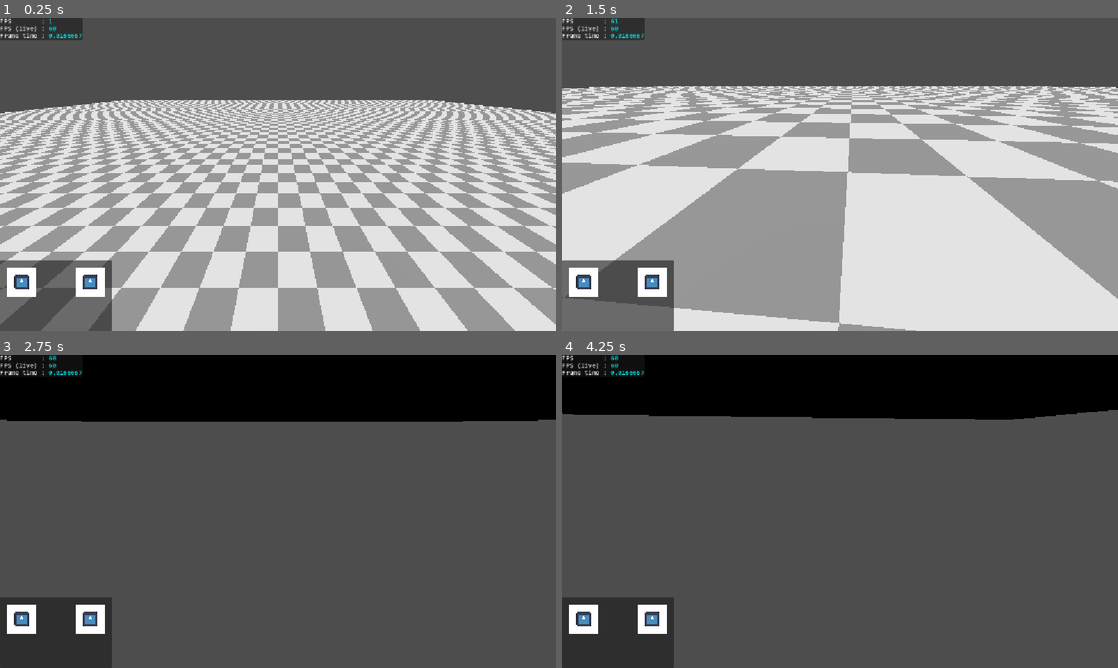
Above: before the commit, frames 1-4 (two rows, left to right).
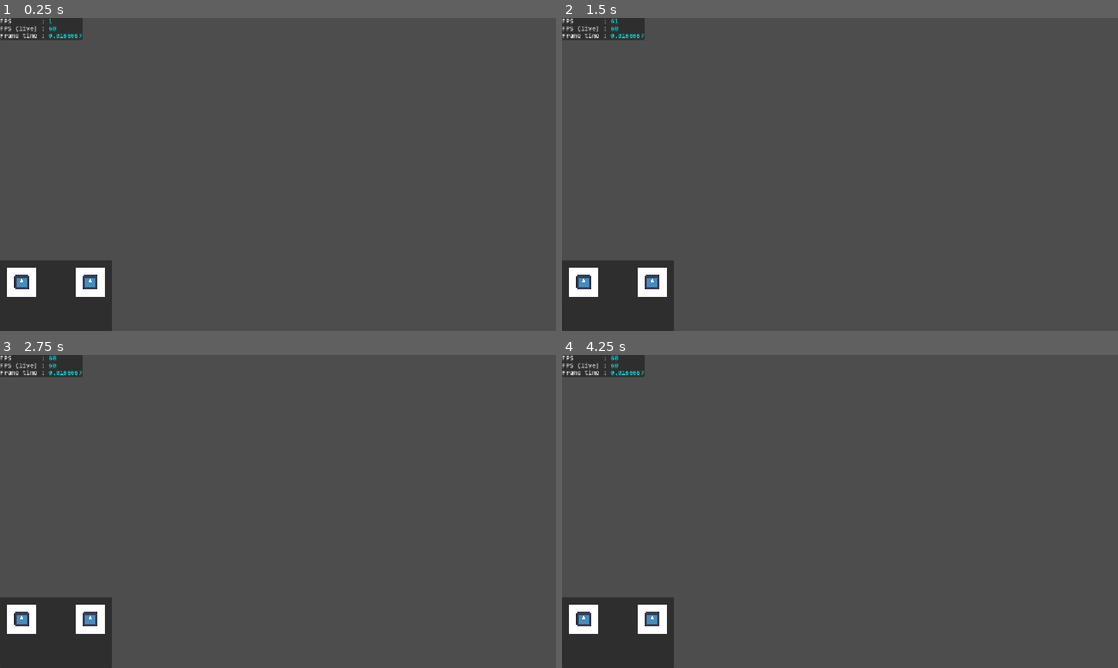
Above: after the commit, the same moments.

Repository: Slenderpi/ArcadeGame
Game: Godot game, scene res://core/main_scene/main_scene.tscn
Same seed, same stepped clock (60 frames per second), same inputs: the game is played once before the commit and once after it. The engine's default icon, where the game draws it, is replaced by a stand-in: a white triangle on a blue panel in a dark square.
Inputs (mouse positions are in pixels of both pictures, inside the frame that each line leads up to):
- Up to frame 1 (0.25 s): no input
- Up to frame 2 (1.5 s): tap Enter at 0.5 s; move the mouse to (867, 174) at 0.52 s; hold Q 0.53-1.28 s; hold W (stick_left_north) from 0.53 s (still down); click (867, 174) at 0.67 s; move the mouse to (812, 174) at 1.27 s; tap E at 1.35 s
- Up to frame 3 (2.75 s): keep holding W (stick_left_north); move the mouse to (289, 505) at 2.02 s; hold Ctrl from 2.03 s (still down)
- Up to frame 4 (4.25 s): keep holding W (stick_left_north); tap Space (trigger_left) at 2.75 s; move the mouse to (834, 517) at 2.77 s; release Ctrl at 2.78 s; tap U at 2.85 s; click (834, 517) at 2.92 s; move the mouse to (878, 514) at 3.52 s; tap I at 3.6 s

The runs differ from the first frame. In frame 1, 72% of the frame differs, in the area x 0-100%, y 26-100%; in frame 2, 77%, in the area x 0-100%, y 21-100%; in frame 3, 21%; in frame 4, 20%.

Commit message:
Further work on MainScene states and MultiplayerGameMode

Diff:
--- a/core/game_modes/multiplayer_game_mode.gd
+++ b/core/game_modes/multiplayer_game_mode.gd
@@ -1,6 +1,12 @@
 extends GameMode
 class_name MultiplayerGameMode
-## For multiplayer 1v1.
+## For multiplayer 1v1.[br]
+## [br]
+## When [method MultiplayerGameMode.start] is called, multiplayer peer must
+## already be set up.
+
+
+var _temp_mech_to_load := preload("res://entities/mech_characters/mech_guy/mech_guy.tscn")
 
 
 func start() -> void:
@@ -8,3 +14,8 @@
 	# TODO: choose level (randomly?)
 	_main_scene.spawn_level(StageRefs.get_stage(StageRefs.EStage.DEV))
 	# TODO: allow players to choose character, then spawn characters
+
+	_main_scene.spawn_mech(
+		_temp_mech_to_load, 1,
+		_temp_mech_to_load, 1 if true else _main_scene.multiplayer.get_peers()[0], 0
+	)
--- a/core/main_scene/main_scene.gd
+++ b/core/main_scene/main_scene.gd
@@ -18,7 +18,6 @@
 
 @export
 var level_to_load : PackedScene
-var _level_data : LevelData
 
 @export
 var mech_to_load_0 : PackedScene
@@ -77,18 +76,23 @@
 ## The current [GameMode] in use.
 var game_mode : GameMode = null
 
-var spawned_mechs : Array[MechCharacter] = []
+## The currently spawned [StageData]
+var active_stage : LevelData
+## The currently spawned [MechCharacter] for Player 0
+var active_mech_0 : MechCharacter
+## The currently spawned [MechCharacter] for Player 1
+var active_mech_1 : MechCharacter
 
 
 func _ready() -> void:
-	entities_mspawner.spawned.connect(_on_mech_character_spawned)
-	entities_mspawner.spawn_function = func(data: Variant) -> Node:
-		var mech := mech_to_load_0.instantiate() as MechCharacter
-		mech.name = str(data["peer_id"])
-		mech.global_transform = data["transform"]
-		mech.controller_type = data["controller"]
-		return mech
-
+	#entities_mspawner.spawned.connect(_on_mech_character_spawned)
+	#entities_mspawner.spawn_function = func(data: Variant) -> Node:
+		#var mech := mech_to_load_0.instantiate() as MechCharacter
+		#mech.name = str(data["peer_id"])
+		#mech.global_transform = data["transform"]
+		#mech.controller_type = data["controller"]
+		#return mech
+	#
 	NetworkManager.found_peer.connect(func():
 		Debug.print_info("Found peer")
 	)
@@ -97,14 +101,14 @@
 		if not multiplayer.is_server():
 			return
 		if peerId != 1:
-			print("SPAWNING LEVEL AND CHARACTERS.")
-			_spawn_level_and_characters()
+			print("Setting main scene state to GAMEPLAY.")
+			state = EMainSceneState.GAMEPLAY
 	)
 	NetworkManager.player_disconnected.connect(func(peerId: int):
 		Debug.print_info("Player left: %d" % peerId)
 		if not multiplayer.is_server():
 			return
-
+		Debug.print_info("Clearing folders.")
 		for c in _folder_level.get_children():
 			c.queue_free()
 		for c in _folder_entities.get_children():
@@ -142,8 +146,9 @@
 	#		If succeeds, MultiplayerGameMode
 	print("Defaulting to MultiplayerGameMode.")
 	game_mode = MultiplayerGameMode.new(self)
-	print("Login not yet implemented. Going straight to GAMEPLAY.")
-	state = EMainSceneState.GAMEPLAY
+	print("Begin the server to enter GAMEPLAY.")
+	#print("Login not yet implemented. Going straight to GAMEPLAY.")
+	#state = EMainSceneState.GAMEPLAY
 
 
 func _on_state_gameplay() -> void:
@@ -158,38 +163,73 @@
 ## Should only be called by the host.
 func spawn_level(levelResource: Resource) -> void:
 	print("Spawning level")
-	var level := levelResource.instantiate() as Node3D
-	_level_data = level as LevelData
-	_folder_level.add_child(level)
-
-
-func _spawn_level_and_characters() -> void:
+	var stage := levelResource.instantiate() as Node3D
+	active_stage = stage as LevelData
+	_folder_level.add_child(stage)
+
+
+#func _spawn_level_and_characters() -> void:
+	#if not multiplayer.is_server():
+		#return
+	#
+	#var stage := level_to_load.instantiate() as Node3D
+	#active_stage = stage as LevelData
+	#_folder_level.add_child(stage)
+	#
+	#_on_mech_character_spawned(_spawn_mech_character(1, active_stage.spawn_point_0.global_transform, 1))
+	#_spawn_mech_character(multiplayer.get_peers()[0], active_stage.spawn_point_1.global_transform, 1)
+
+
+## Spawns MechCharacters for both Players. Player0 is ALWAYS the host's Player,
+## so their peerId will always be 0.
+## [br]
+## [b]This function is server locked.[/b]
+func spawn_mech(mechScene0: PackedScene, controllerType0: int, mechScene1: PackedScene, peerId1: int, controllerType1: int) -> void:
 	if not multiplayer.is_server():
 		return
 
-	var level := level_to_load.instantiate() as Node3D
-	_level_data = level as LevelData
-	_folder_level.add_child(level)
-
-	_on_mech_character_spawned(_spawn_mech_character(1, _level_data.spawn_point_0.global_transform, 1))
-	_spawn_mech_character(multiplayer.get_peers()[0], _level_data.spawn_point_1.global_transform, 1)
-
-
-func _spawn_mech_character(peerId: int, transform: Transform3D, controller: int) -> Node:
-	return entities_mspawner.spawn({
-		"peer_id" = peerId,
-		"transform" = transform,
-		"controller" = controller
-	})
-
-
-func _on_mech_character_spawned(node: Node) -> void:
-	if not node.is_multiplayer_authority():
-		return
-	if node is MechCharacter:
-		_dev_canvas.mech_character = node
-		_game_camera.first_person_target = node
-		_game_camera.camera_mode = GameCamera.ECameraMode.FIRST_PERSON
+	active_mech_0 = mechScene0.instantiate() as MechCharacter
+	active_mech_0.peer_id = 1
+	active_mech_0.transform = active_stage.spawn_point_0.global_transform
+	active_mech_0.controller_type = controllerType0
+	_folder_entities.add_child(active_mech_0, true)
+
+	active_mech_1 = mechScene1.instantiate() as MechCharacter
+	active_mech_1.peer_id = peerId1
+	active_mech_1.transform = active_stage.spawn_point_1.global_transform
+	active_mech_1.controller_type = controllerType1
+	_folder_entities.add_child(active_mech_1, true)
+
+	_on_mech_character_0_spawned()
+	_on_mech_character_1_spawned.rpc()
+
+
+#func _spawn_mech_character(peerId: int, transform: Transform3D, controller: int) -> Node:
+	#return entities_mspawner.spawn({
+		#"peer_id" = peerId,
+		#"transform" = transform,
+		#"controller" = controller
+	#})
+
+
+# Since this function is for Player0, it should only be called by the server.
+# This check is not explicitly validated.
+func _on_mech_character_0_spawned() -> void:
+	print("Mech 0 spawned. Has authority: ", active_mech_0.is_multiplayer_authority())
+	_on_mech_character_spawned_general(active_mech_0)
+
+
+# Since this function is for Player1, only the client should actually run this.
+@rpc("any_peer")
+func _on_mech_character_1_spawned() -> void:
+	print("Mech 1 spawned. Has authority: ", active_mech_1.is_multiplayer_authority())
+	_on_mech_character_spawned_general(active_mech_1)
+
+
+func _on_mech_character_spawned_general(mechChar: MechCharacter) -> void:
+	_dev_canvas.mech_character = mechChar
+	_game_camera.first_person_target = mechChar
+	_game_camera.camera_mode = GameCamera.ECameraMode.FIRST_PERSON
 
 
 func _input(event: InputEvent) -> void:
--- a/entities/mech_characters/base_mech_character/mech_character.gd
+++ b/entities/mech_characters/base_mech_character/mech_character.gd
@@ -19,6 +19,10 @@
 @export
 var gravity_coefficient : float = 1.0
 
+
+## Set this value at instantiate() time.
+## This value is read and applied at _ready() time.
+var peer_id : int = 1
 ## Should be set by MainScene when this character is instantiated.
 ## The following values map to the following controller types:[br]
 ## - 0: [DummyControllerComponent] TODO[br]
@@ -37,8 +41,7 @@
 
 
 func _ready() -> void:
-	var peerId := name.to_int()
-	set_multiplayer_authority(peerId)
+	set_multiplayer_authority(peer_id)
 	if not is_multiplayer_authority():
 		return
 	var cntrlr : CharacterControllerComponent = null
@@ -48,8 +51,9 @@
 		0, 2:
 			# TODO: DummyControllerComponent, AIControllerComponent
 			pass
-	cntrlr.mech_character = self
-	add_child(cntrlr)
+	if cntrlr: # This if check is temp until the other controllers are created
+		cntrlr.mech_character = self
+		add_child(cntrlr)
 
 
 func _physics_process(delta: float) -> void:
--- a/entities/mech_characters/base_mech_character/mech_character.tscn
+++ b/entities/mech_characters/base_mech_character/mech_character.tscn
@@ -4,8 +4,25 @@
 
 [sub_resource type="CapsuleShape3D" id="CapsuleShape3D_xse17"]
 
+[sub_resource type="SceneReplicationConfig" id="SceneReplicationConfig_sskpf"]
+properties/0/path = NodePath(".:position")
+properties/0/spawn = true
+properties/0/replication_mode = 1
+properties/1/path = NodePath(".:rotation")
+properties/1/spawn = true
+properties/1/replication_mode = 1
+properties/2/path = NodePath("CharacterBody3D:controller_type")
+properties/2/spawn = true
+properties/2/replication_mode = 2
+properties/3/path = NodePath("CharacterBody3D:peer_id")
+properties/3/spawn = true
+properties/3/replication_mode = 2
+
 [node name="CharacterBody3D" type="CharacterBody3D" unique_id=1402290052]
 script = ExtResource("1_x3now")
 
 [node name="CollisionShape3D" type="CollisionShape3D" parent="." unique_id=1704555056]
 shape = SubResource("CapsuleShape3D_xse17")
+
+[node name="MultiplayerSynchronizer" type="MultiplayerSynchronizer" parent="." unique_id=1275744687]
+replication_config = SubResource("SceneReplicationConfig_sskpf")
--- a/project.godot
+++ b/project.godot
@@ -33,7 +33,6 @@
 
 [input]
 
-<null>={}
 stick_left_west={
 "deadzone": 0.2,
 "events": [Object(InputEventKey,"resource_local_to_scene":false,"resource_name":"","device":-1,"window_id":0,"alt_press …(191 unchanged characters)…
